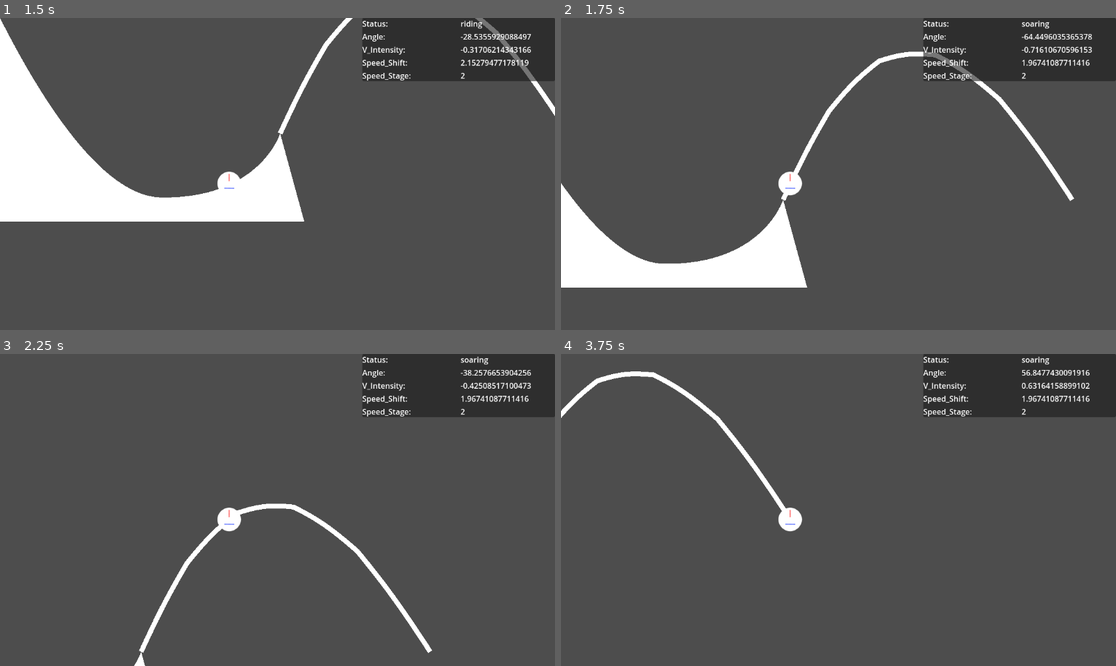
Above: before the commit, frames 1-4 (two rows, left to right).
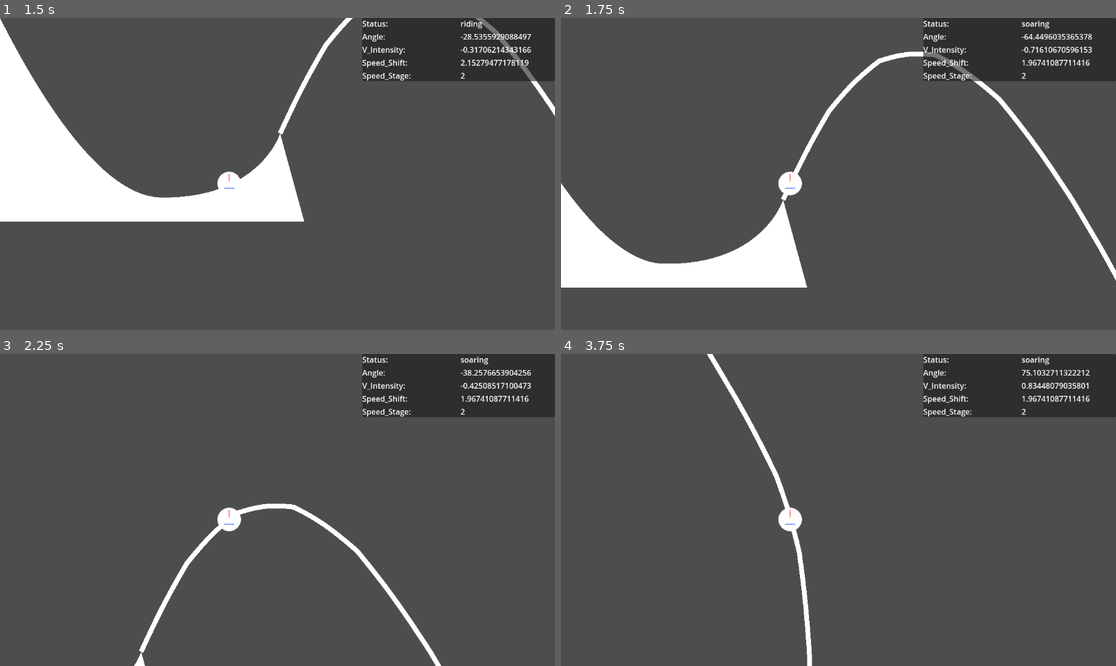
Above: after the commit, the same moments.

Repository: LettucePie/gwj-62-harvest
Game: Godot game, scene res://testing/test_zone.tscn
The game is run twice, just before and just after one commit, with the same random seed, the same clock (stepped at 60 frames per second) and the same inputs.
Inputs:
- Up to frame 1 (1.5 s): tap Enter (ui_accept) at 0.5, 0.77 s; hold Up (ui_up) 0.53-1.28 s; hold Down (ui_down) from 1.28 s (still down)
- Up to frame 2 (1.75 s): keep holding Down (ui_down); tap Enter (ui_accept) at 1.52 s
- Up to frame 3 (2.25 s): release Down (ui_down) at 2.03 s; hold Up (ui_up) from 2.03 s (still down)
- Up to frame 4 (3.75 s): tap Enter (ui_accept) at 3.02 s; release Up (ui_up) at 3.53 s; hold Down (ui_down) from 3.53 s (still down)

Frame 1 is identical in both runs. In frame 2, 0.3% of the frame differs, in the area x 91-100%, y 57-85%; in frame 3, less than 0.1%; in frame 4, 2.1%, in the area x 0-96%, y 0-100%.

Commit message:
Added Descent onto Soar Curve

Diff:
--- a/gameplay/player_follow.gd
+++ b/gameplay/player_follow.gd
@@ -119,6 +119,17 @@
 		coords.append(
 			point_a.bezier_interpolate(point_b, point_c, point_d, float(i) / 10.0)
 		)
+	## Add Plummet
+	var final_strafe = point_d - point_c
+	var point_e = point_d + final_strafe * 0.8
+	var point_f = point_e + (Vector2.DOWN * final_strafe.length()) * 1.5
+	for i in 11:
+		coords.append(
+			point_d.bezier_interpolate(point_e, point_e, point_f, float(i) / 10.0)
+		)
+	## Add Falling for a while
+	for i in range(1, 5):
+		coords.append(point_f + (Vector2.DOWN * 250 * i))
 	var new_arc = Curve2D.new()
 	var odd = true
 	for c in coords.size():
